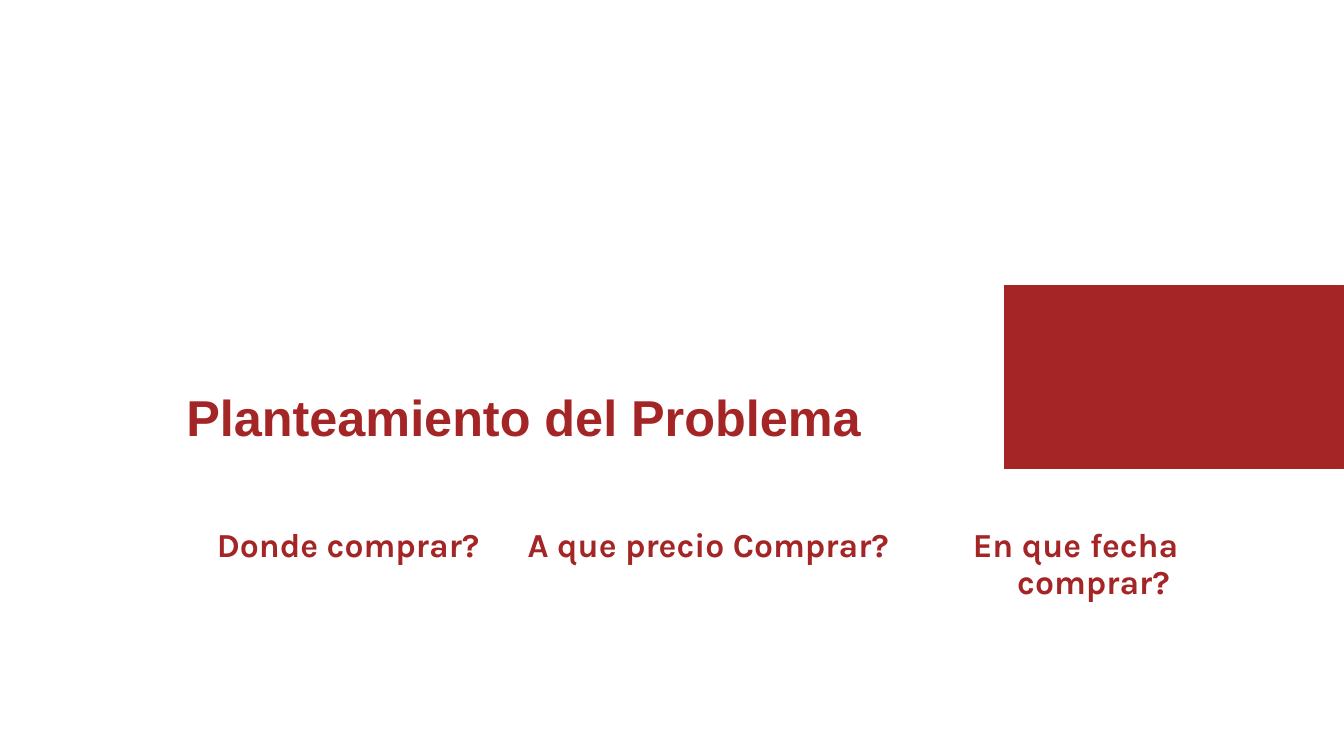
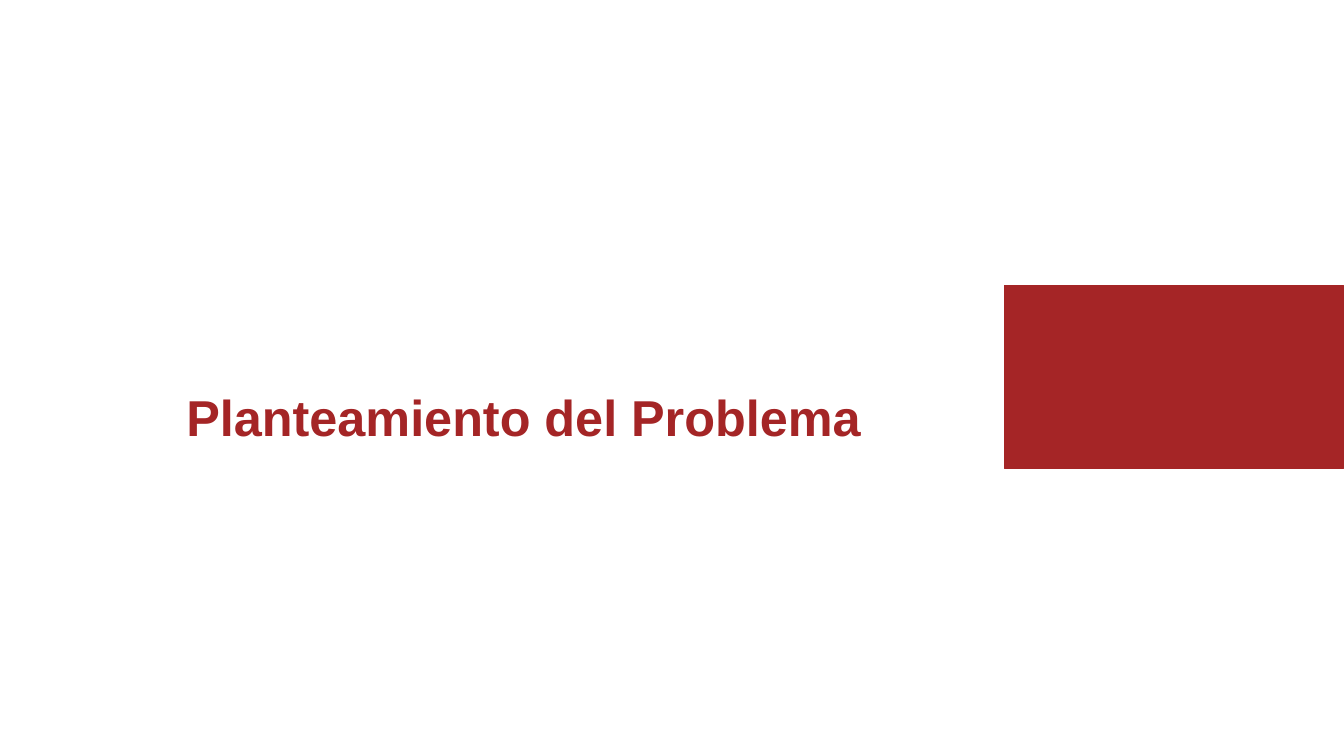
Before and after one commit to Huascar22/ProyectoPlantilla, a slide deck: slide 6 of plantilla.pptx. Drawn at 1344x756 pixels with LibreOffice and Linux fonts; fonts in the diff are those of the drawing; background and template pictures are left out. Boxes give left, top, right and bottom in pixels: in the first picture for what was removed or moved away, otherwise in the second. Text is boxed around its words. In the diff, an @@ line names an element or a change of style, - is before the commit and + after.

```diff
--- a/plantilla.pptx
+++ b/plantilla.pptx
@@ subtitle removed at [217, 533, 1179, 602] @@
-Donde comprar? A que precio Comprar? En que fecha comprar?
```
Also in this commit, not shown: 5 other slides changed, 4 slides added, 1 slide removed.
